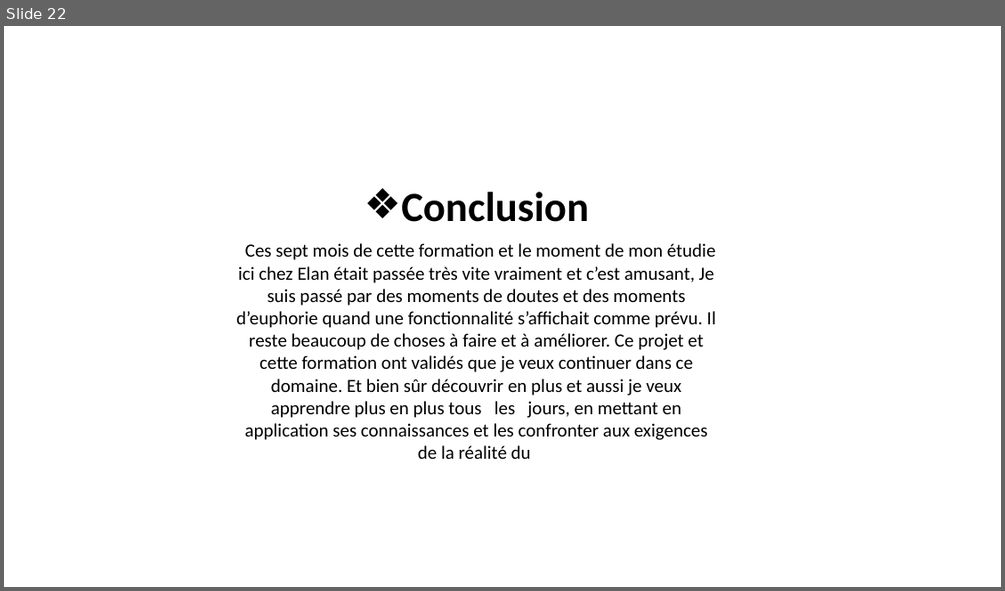
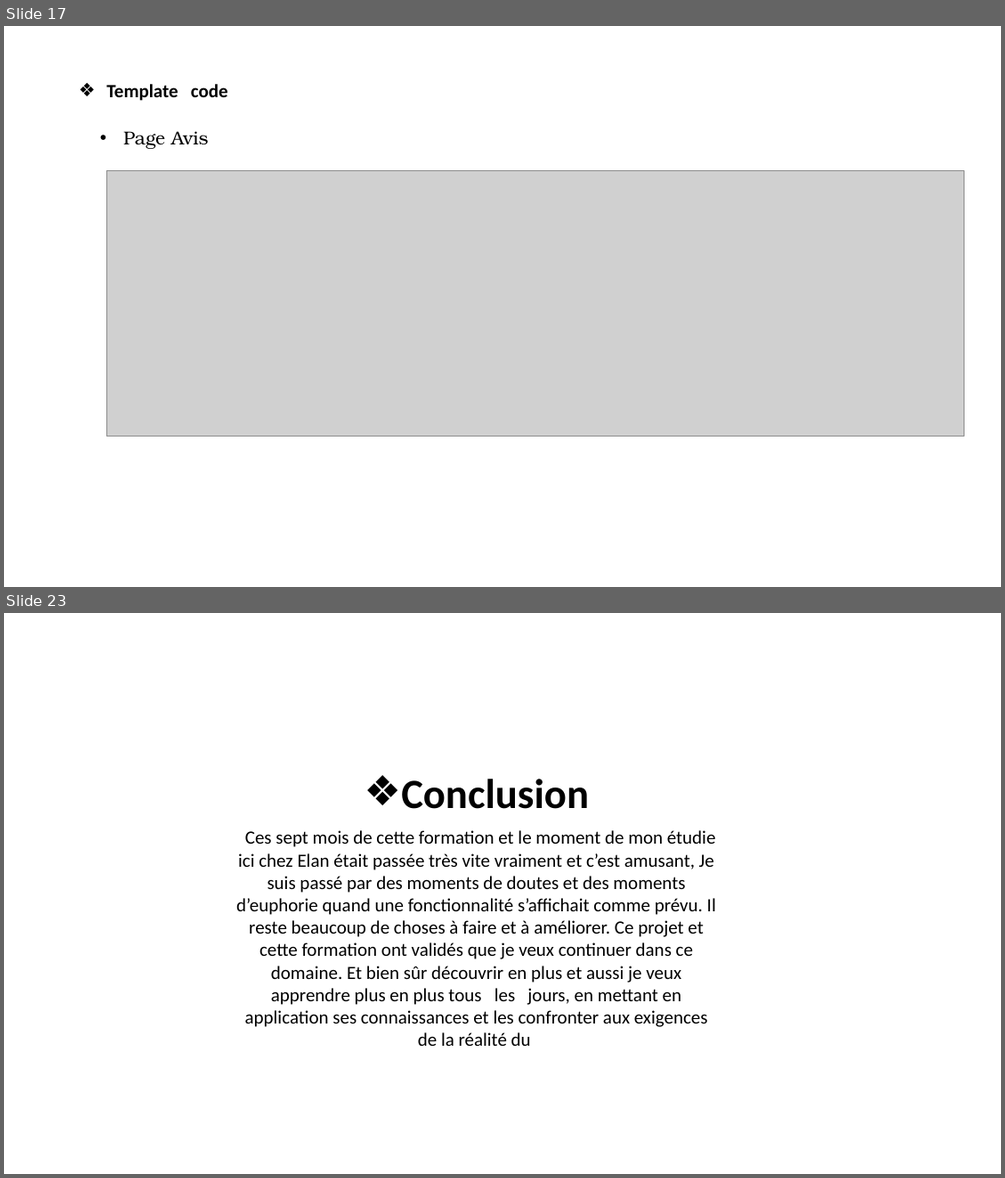
Before and after one commit to Tablieh/my_project_final, a slide deck: Mon PROJET APPLICATION WEB.pptx. Shown one above the other, each under a label of ours: slide 22 before the commit, slides 17 and 23 after it; the slides between them are not shown. The pictures are 1005x591 and 1005x1178 pixels, drawn with LibreOffice and Linux fonts; fonts in the diff are those of the drawing; grey boxes stand for pictures; background and template pictures are left out. Boxes give left, top, right and bottom in pixels: in the first picture for what was removed or moved away, otherwise in the second. Text is boxed around its words. In the diff, an @@ line names an element or a change of style, - is before the commit and + after.

```diff
--- a/Mon PROJET APPLICATION WEB.pptx
+++ b/Mon PROJET APPLICATION WEB.pptx
@@ slide 17 added at bbox=[4, 26, 1001, 587], background #FFFFFF; not listed: 1 template element that a slide beside it also shows @@
@@ text added at bbox=[106, 84, 228, 101], 18 pt, text #000000, bold @@
+❖ Template code
@@ text added at bbox=[123, 131, 209, 149], 18 pt, text #000000 @@
+• Page Avis
@@ picture added at bbox=[106, 171, 964, 436] @@
@@ what was slide 22 is now slide 23 @@
```
Also in this commit, not shown: 11 slides changed, 2 other slides added, 2 slides removed, 4 other files.
